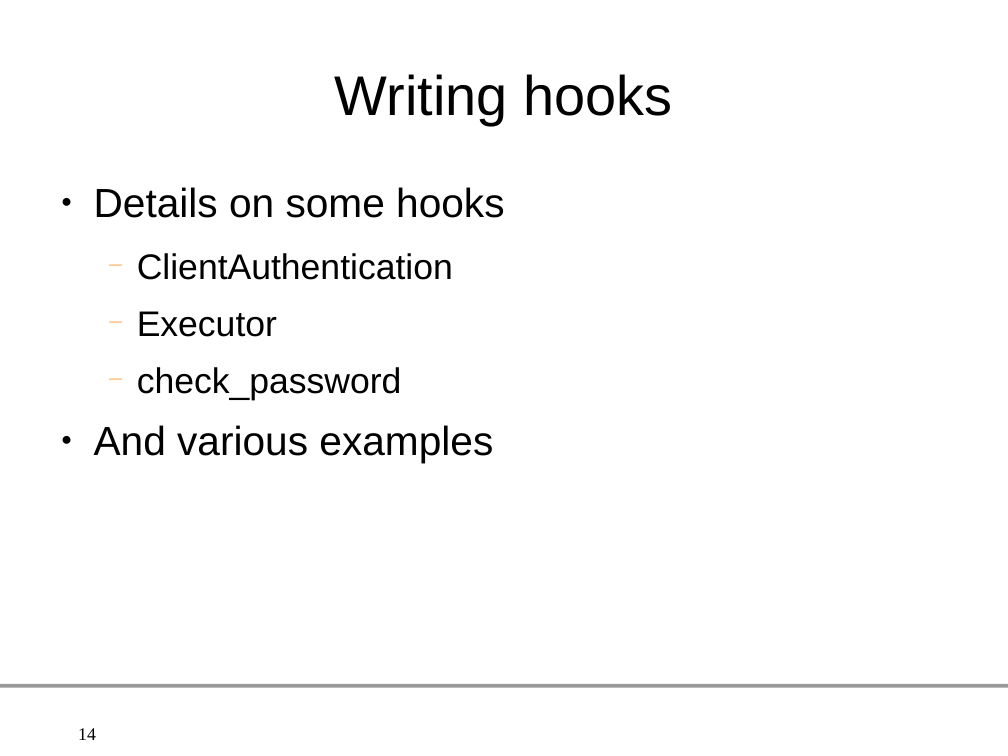
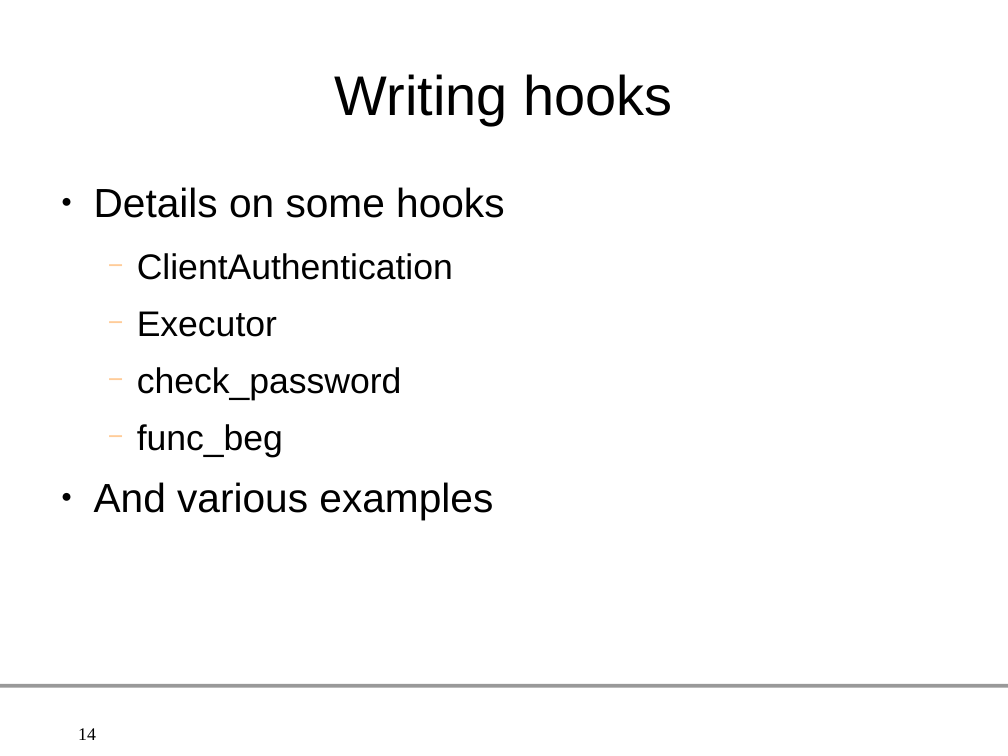
Before and after one commit to gleu/Hooks-in-PostgreSQL, a slide deck: slide 14 of hooks_in_postgresql.odp. Drawn at 1008x756 pixels with LibreOffice and Linux fonts; fonts in the diff are those of the drawing; background and template pictures are left out. Boxes give left, top, right and bottom in pixels: in the first picture for what was removed or moved away, otherwise in the second. Text is boxed around its words. In the diff, an @@ line names an element or a change of style, - is before the commit and + after.

Commit message:
Add more informations on PLpgsql plugin hooks, and an example

```diff
--- a/hooks_in_postgresql.odp
+++ b/hooks_in_postgresql.odp
@@ text at [137, 424, 283, 457]: paragraph added @@
+  − func_beg
```
Also in this commit, not shown: 1 other slide changed, 7 slides added, 1 slide removed, 3 other files.
